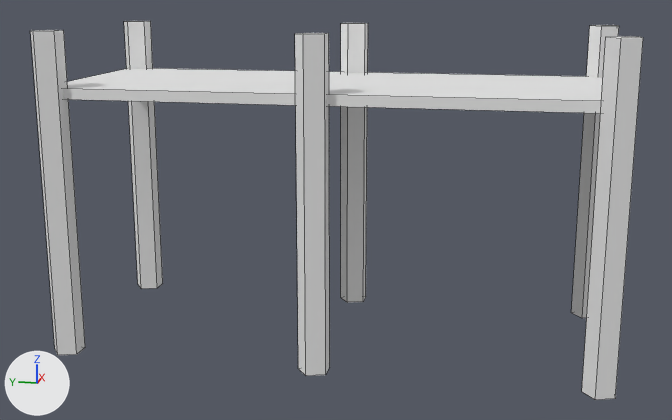
Before and after pictures for a commit that changed the FBX model Assets/Meshes/Docks/dock_002.fbx.
The view is the same before and after, from a camera (50 mm lens) standing at (-8.68, -4.24, 0.92) and looking at (-0.06, -2.51, -1.23). The lights are fixed; the arrows at lower left show +X, +Y and +Z. Mesh edges are drawn as thin lines. Where no turn or scale is listed for an object, it has been applied to the vertices. Vertices at the same position are counted once.

Names of what the first picture shows: 'Dock_02'.
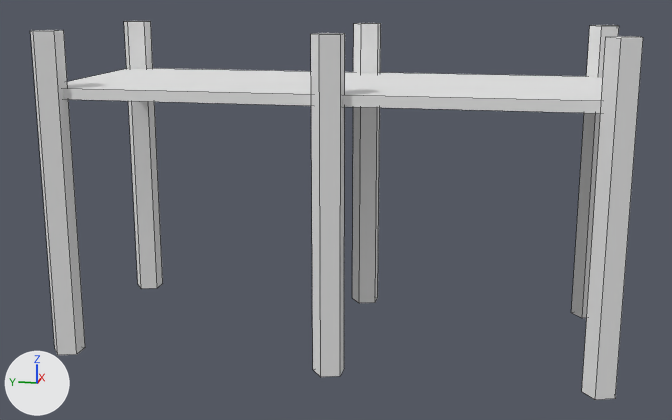
Pixel boxes [x1, y1, x2, y2] of what changed, in the pictures (672 x 420 px; the box of a moved part takes in the faces that stretch with it):
part 1 of me_plane, moved or reshaped: before [341, 23, 368, 302]; after [352, 23, 381, 303]
part 2 of me_plane, moved or reshaped: before [295, 33, 330, 376]; after [311, 33, 345, 377]

Diff of the bpy script that builds the scene:
```diff
--- a/Assets/Meshes/Docks/dock_002.fbx.py
+++ b/Assets/Meshes/Docks/dock_002.fbx.py
@@ me_plane @@
 me_plane.from_pydata(...)  # 68 vertices, 42 faces; spans x -1.14..1.14, y -5.12..0.05, z -2.5..0.5
 # used by ob_dock_02; location = (0.0, 0.0, 0.0)
+# me_plane part 1: the loose piece of 10 vertices spanning x 0.86..1.14, y -2.62..-2.35, z -2.5..0.5 is moved by (0.0, -0.13, 0.0)
+# me_plane part 2: the loose piece of 10 vertices spanning x -1.14..-0.86, y -2.62..-2.35, z -2.5..0.5 is moved by (0.0, -0.13, 0.0)
 me_plane.materials.append(mat_067_1)
```
